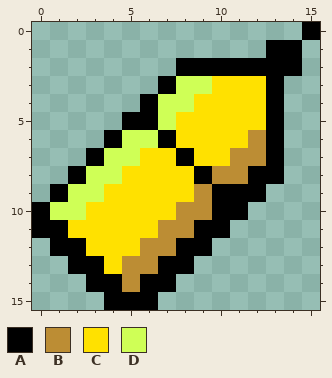
Pixel-art sprite, stored at Assets/Resources/Textures/Tank.png. Above is the file before it was changed.
The file is 16x16 pixels.
Palette (. is transparent): A #000000  B #bc8d34  C #ffe100  D #cfff56
Pixels before, first column x 0:
 0 ...............A
 1 .............AA.
 2 ........AAAAAAA.
 3 .......ADDCCCA..
 4 ......ADDCCCCA..
 5 .....AADCCCCCA..
 6 ....ADDACCCCBA..
 7 ...ADDCCACCBBA..
 8 ..ADDCCCCABBAA..
 9 .ADDCCCCCBAAA...
10 ADDCCCCCBBAA....
11 AACCCCCBBAA.....
12 .AACCCBBAA......
13 ..AACBBAA.......
14 ...AABAA........
15 ....AAA.........
Once edited:
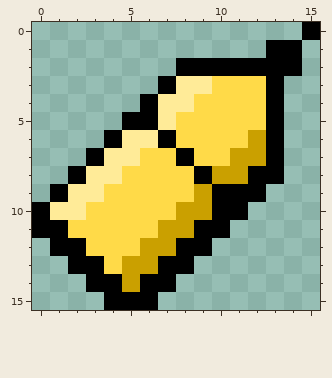
Author's note on the commit: Revise tank and shark textures
Diff:
colour B: #bc8d34 -> #caa000
colour C: #ffe100 -> #ffda48
colour D: #cfff56 -> #ffeb98
Pixel boxes of the changes (left, top, right, bottom) in both pictures:
changed: (50, 76, 266, 292)
